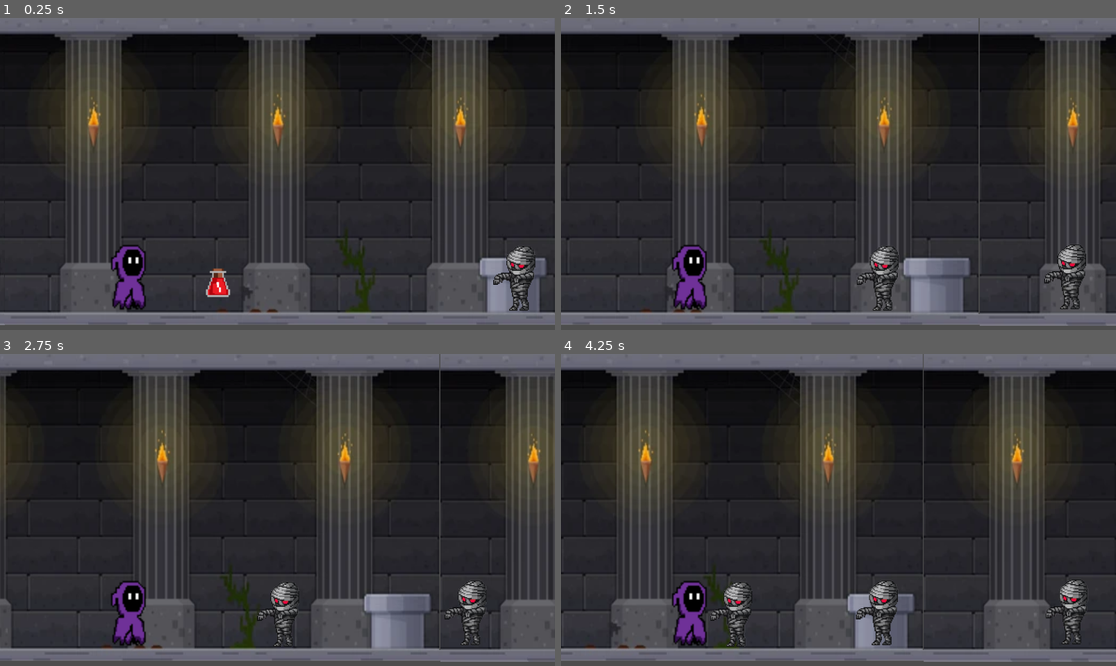
Above: before the commit, frames 1-4 (two rows, left to right).
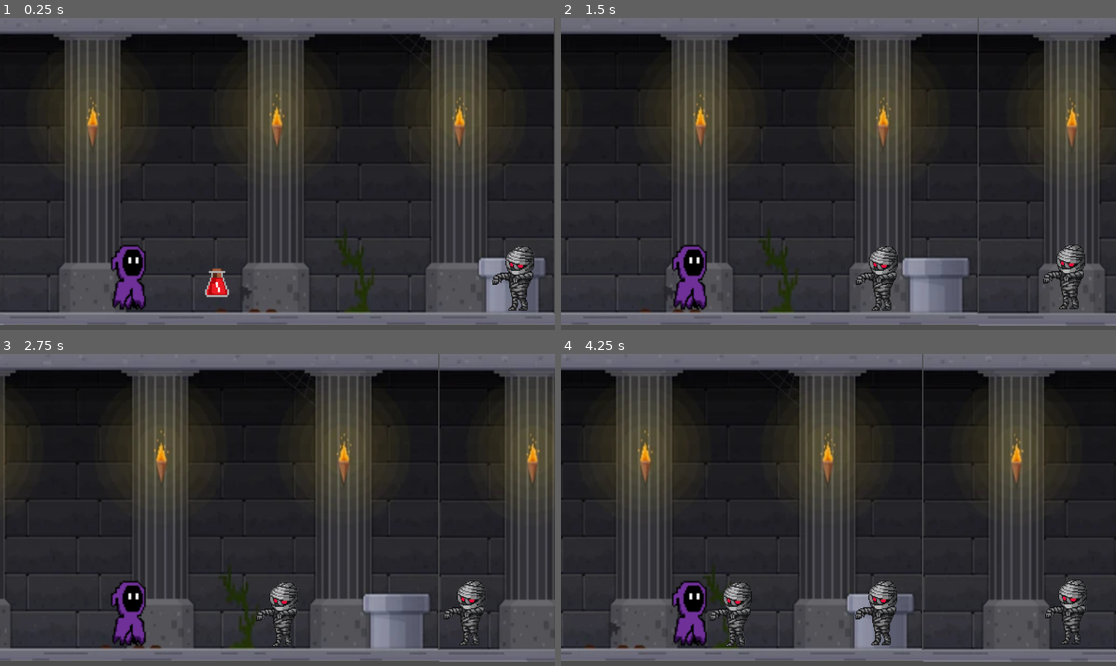
Above: after the commit, the same moments.

Repository: Waddle986/Game-Jam
Game: Godot game, scene res://platformer_game.tscn
Two runs of this game, one before a commit and one after it. Both use one fixed random seed, a clock stepped at 60 frames per second and the inputs below.
Inputs:
- Up to frame 1 (0.25 s): no input
- Up to frame 2 (1.5 s): hold D (move_right) from 0.53 s (still down)
- Up to frame 3 (2.75 s): release D (move_right) at 2.03 s; hold A (move_left) from 2.03 s (still down)
- Up to frame 4 (4.25 s): release A (move_left) at 2.78 s; hold D (move_right) from 2.78 s (still down)

The runs differ from the first frame. In frame 1, 1.8% of the frame differs, in the area x 0-100%, y 0-99%; in frame 2, 2.0%; in frame 3, 2.0%; in frame 4, 1.0%.

Commit message:
Add files via upload

Diff:
--- /dev/null
+++ b/Barrier.tscn
@@ -0,0 +1,10 @@
+[gd_scene load_steps=2 format=3 uid="uid://qepej7n50bsl"]
+
+[sub_resource type="RectangleShape2D" id="RectangleShape2D_8qrhj"]
+size = Vector2(20, 208)
+
+[node name="StaticBody2D" type="StaticBody2D"]
+
+[node name="CollisionShape2D" type="CollisionShape2D" parent="."]
+position = Vector2(0, 94)
+shape = SubResource("RectangleShape2D_8qrhj")
--- /dev/null
+++ b/end.tscn
@@ -0,0 +1,16 @@
+[gd_scene load_steps=3 format=3 uid="uid://c2carnfqmm5e5"]
+
+[ext_resource type="Texture2D" uid="uid://ceolirq103oy" path="res://Door.png" id="1_5aqhh"]
+
+[sub_resource type="RectangleShape2D" id="RectangleShape2D_qmdu4"]
+size = Vector2(163, 188)
+
+[node name="End" type="Area2D"]
+
+[node name="Door" type="Sprite2D" parent="."]
+position = Vector2(1, 0)
+texture = ExtResource("1_5aqhh")
+
+[node name="CollisionShape2D" type="CollisionShape2D" parent="."]
+position = Vector2(1.5, -2)
+shape = SubResource("RectangleShape2D_qmdu4")
--- a/platformer_game.tscn
+++ b/platformer_game.tscn
@@ -1,12 +1,14 @@
-[gd_scene load_steps=8 format=3 uid="uid://bi14cpsxonkhw"]
+[gd_scene load_steps=10 format=3 uid="uid://bi14cpsxonkhw"]
 
 [ext_resource type="Texture2D" uid="uid://bf4o2f1yleemk" path="res://background.png" id="1_4382m"]
 [ext_resource type="PackedScene" uid="uid://dolodrypyt3q0" path="res://player.gd.tscn" id="2_opmgh"]
 [ext_resource type="PackedScene" uid="uid://ckp7gagts6mhg" path="res://floor.tscn" id="3_dqpf4"]
-[ext_resource type="Script" uid="uid://cunr1jhdygfqw" path="res://camera_2d.gd" id="4_7hi1j"]
+[ext_resource type="Script" path="res://camera_2d.gd" id="4_7hi1j"]
 [ext_resource type="PackedScene" uid="uid://bqc854ok58jy8" path="res://enemy.tscn" id="4_eises"]
 [ext_resource type="PackedScene" uid="uid://c4dfojwnc8ncm" path="res://block.tscn" id="4_vs4rv"]
 [ext_resource type="PackedScene" uid="uid://obf1vgk13u81" path="res://potion.tscn" id="5_bl7hc"]
+[ext_resource type="PackedScene" uid="uid://c2carnfqmm5e5" path="res://end.tscn" id="8_075ne"]
+[ext_resource type="PackedScene" uid="uid://qepej7n50bsl" path="res://Barrier.tscn" id="9_f752s"]
 
 [node name="Node2D" type="Node2D"]
 
@@ -65,7 +67,7 @@
 position = Vector2(1725, 631)
 
 [node name="player" parent="." instance=ExtResource("2_opmgh")]
-position = Vector2(270, 555)
+position = Vector2(272, 555)
 
 [node name="Camera2D" type="Camera2D" parent="player"]
 position = Vector2(305, -226)
@@ -187,4 +189,25 @@
 position = Vector2(6350, 583)
 
 [node name="Enemy" parent="." instance=ExtResource("4_eises")]
-position = Vector2(6603, 553)
+position = Vector2(6278, 541)
+
+[node name="Area2D" parent="." instance=ExtResource("8_075ne")]
+position = Vector2(6804, 532)
+
+[node name="StaticBody2D18" parent="." instance=ExtResource("9_f752s")]
+position = Vector2(5755, 418)
+
+[node name="Background6" type="Sprite2D" parent="."]
+position = Vector2(5166.19, 910.266)
+scale = Vector2(1.22451, 1.36914)
+texture = ExtResource("1_4382m")
+region_enabled = true
+region_rect = Rect2(5, 29, 947, 432)
+
+[node name="StaticBody2D19" parent="." instance=ExtResource("9_f752s")]
+position = Vector2(6897, 427)
+
+[node name="Background7" type="Sprite2D" parent="."]
+position = Vector2(7578, 322.75)
+scale = Vector2(1.42917, 1.35386)
+texture = ExtResource("1_4382m")
--- a/project.godot
+++ b/project.godot
@@ -12,34 +12,38 @@
 
 config/name="Game Jam"
 run/main_scene="res://platformer_game.tscn"
-config/features=PackedStringArray("4.4", "Forward Plus")
+config/features=PackedStringArray("4.2", "Forward Plus")
 config/icon="res://icon.svg"
+
+[display]
+
+window/vsync/vsync_mode=0
 
 [input]
 
 move_right={
 "deadzone": 0.5,
-"events": [Object(InputEventKey,"resource_local_to_scene":fa …(172 unchanged characters)… eycode":68,"key_label":0,"unicode":100,"location":0,"echo":false,"script":null)
+"events": [Object(InputEventKey,"resource_local_to_scene":fa …(172 unchanged characters)… eycode":68,"key_label":0,"unicode":100,"echo":false,"script":null)
 ]
 }
 move_left={
 "deadzone": 0.5,
-"events": [Object(InputEventKey,"resource_local_to_scene":fa …(171 unchanged characters)… keycode":65,"key_label":0,"unicode":97,"location":0,"echo":false,"script":null)
+"events": [Object(InputEventKey,"resource_local_to_scene":fa …(171 unchanged characters)… keycode":65,"key_label":0,"unicode":97,"echo":false,"script":null)
 ]
 }
 ui_jump={
 "deadzone": 0.5,
-"events": [Object(InputEventKey,"resource_local_to_scene":fa …(172 unchanged characters)… eycode":75,"key_label":0,"unicode":107,"location":0,"echo":false,"script":null)
-, Object(InputEventKey,"resource_local_to_scene":false,"reso …(163 unchanged characters)… eycode":87,"key_label":0,"unicode":119,"location":0,"echo":false,"script":null)
+"events": [Object(InputEventKey,"resource_local_to_scene":fa …(172 unchanged characters)… eycode":75,"key_label":0,"unicode":107,"echo":false,"script":null)
+, Object(InputEventKey,"resource_local_to_scene":false,"reso …(163 unchanged characters)… eycode":87,"key_label":0,"unicode":119,"echo":false,"script":null)
 ]
 }
 ui_shoot={
 "deadzone": 0.5,
-"events": [Object(InputEventKey,"resource_local_to_scene":fa …(172 unchanged characters)… eycode":74,"key_label":0,"unicode":106,"location":0,"echo":false,"script":null)
+"events": [Object(InputEventKey,"resource_local_to_scene":fa …(172 unchanged characters)… eycode":74,"key_label":0,"unicode":106,"echo":false,"script":null)
 ]
 }
 ui_gravity={
 "deadzone": 0.5,
-"events": [Object(InputEventKey,"resource_local_to_scene":fa …(171 unchanged characters)… keycode":32,"key_label":0,"unicode":32,"location":0,"echo":false,"script":null)
+"events": [Object(InputEventKey,"resource_local_to_scene":fa …(171 unchanged characters)… keycode":32,"key_label":0,"unicode":32,"echo":false,"script":null)
 ]
 }
Binary file added: Door.png
Not shown, added: Door.png.import
